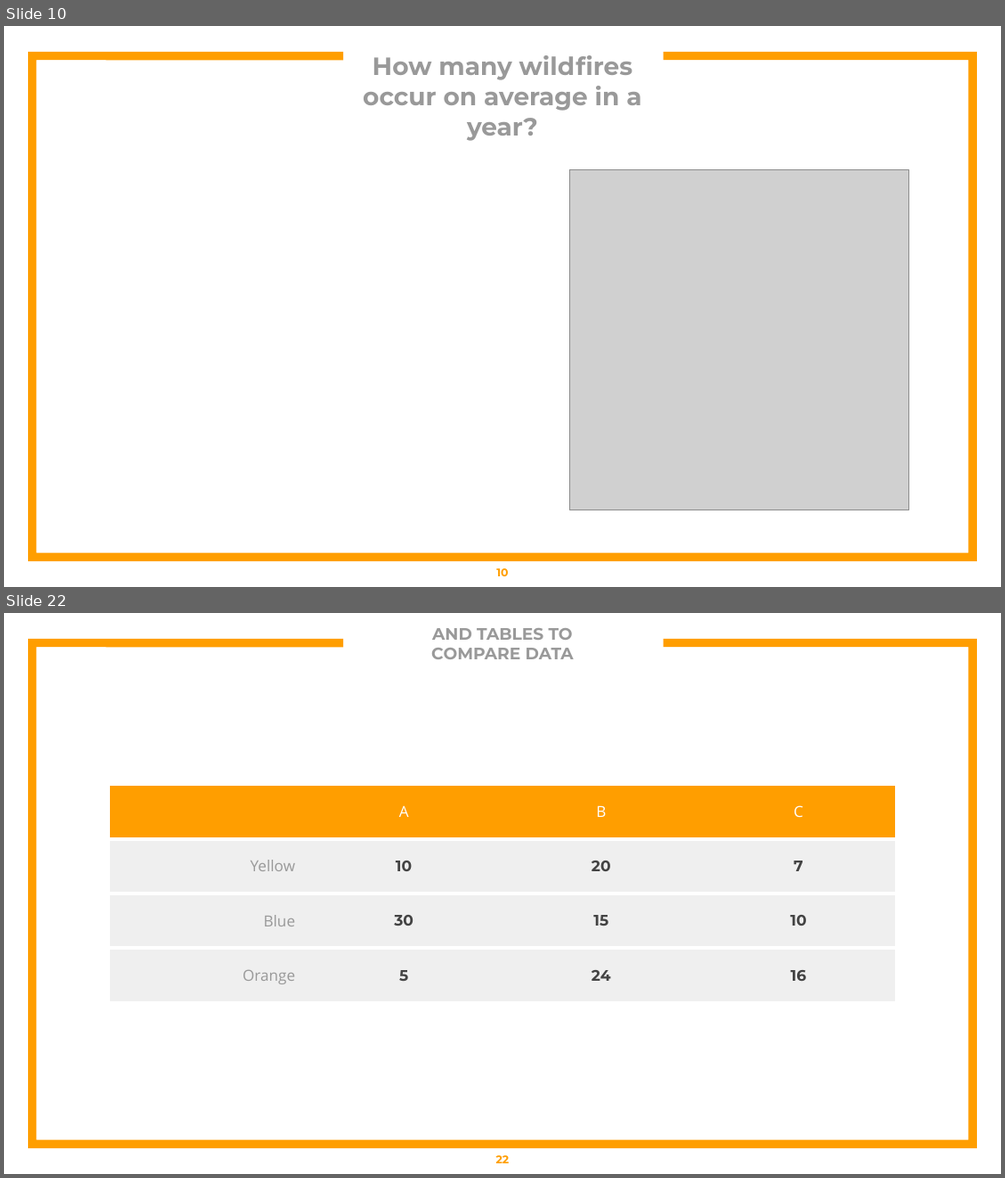
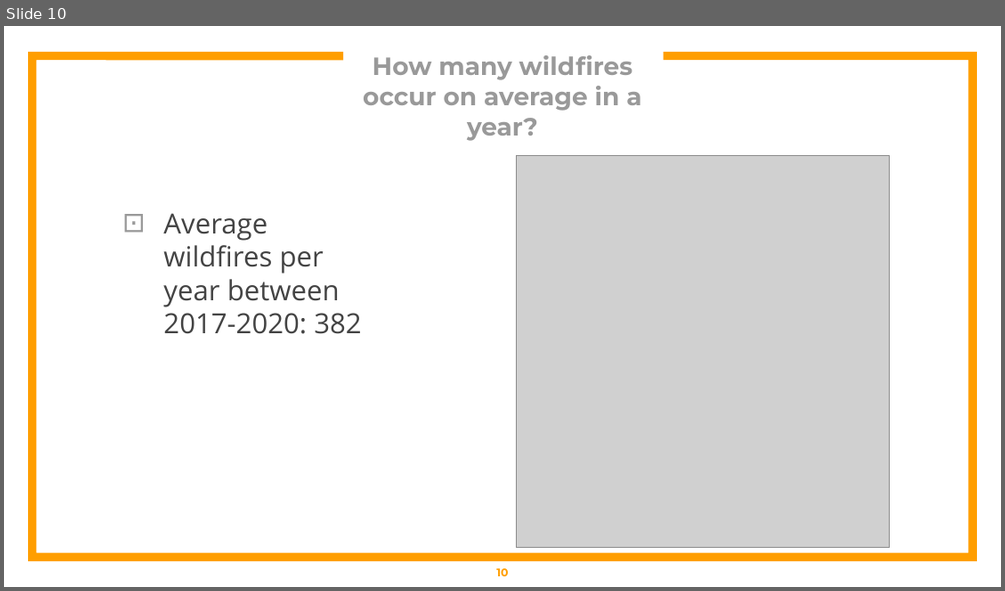
Before and after one commit to britt-emm/CGGroupProject, a slide deck: Wildfire_Group_Proj.pptx. Shown one above the other, each under a label of ours: slides 10 and 22 before the commit, slide 10 after it; the slides between them are not shown. The pictures are 1005x1178 and 1005x591 pixels, drawn with LibreOffice and Linux fonts; fonts in the diff are those of the drawing; grey boxes stand for pictures. Boxes give left, top, right and bottom in pixels: in the first picture for what was removed or moved away, otherwise in the second. Text is boxed around its words. In the diff, an @@ line names an element or a change of style, - is before the commit and + after.

```diff
--- a/Wildfire_Group_Proj.pptx
+++ b/Wildfire_Group_Proj.pptx
@@ slide 22 removed at [4, 613, 1001, 1174], background #FFFFFF; not listed: 1 template element that a slide beside it also shows @@
@@ title removed at [431, 628, 574, 659] @@
-AND TABLES TO
-COMPARE DATA
@@ table removed at [107, 785, 898, 1111], 4 rows, 4 columns @@
- | A | B | C
-Yellow | 10 | 20 | 7
-Blue | 30 | 15 | 10
-Orange | 5 | 24 | 16
@@ page number removed at [496, 1155, 510, 1163] @@
-22
@@ slide 10 changed as well @@
@@ picture: place and size @@
-picture at [569, 169, 909, 509]
+picture at [517, 156, 890, 548]
@@ text added at [163, 213, 361, 334], 20 pt, text #434343 @@
+⊡ Average wildfires per year between 2017-2020: 382
```
Also in this commit, not shown: 8 other slides changed, 1 slide added, 36 other slides removed.
